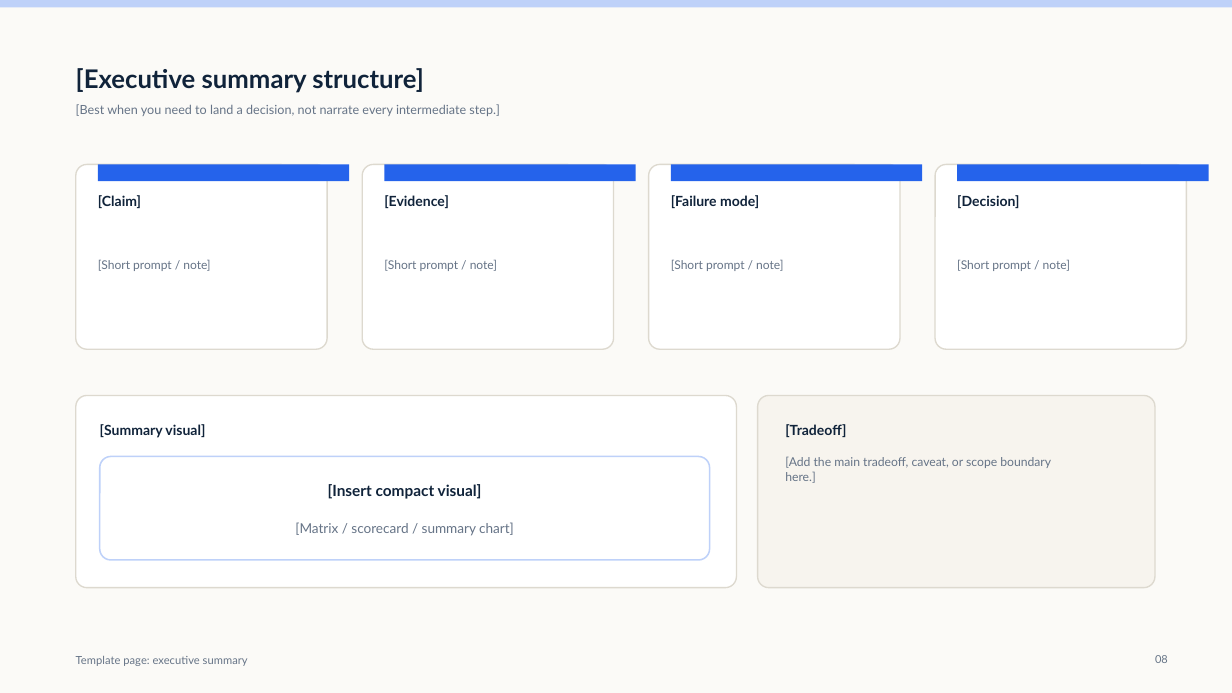
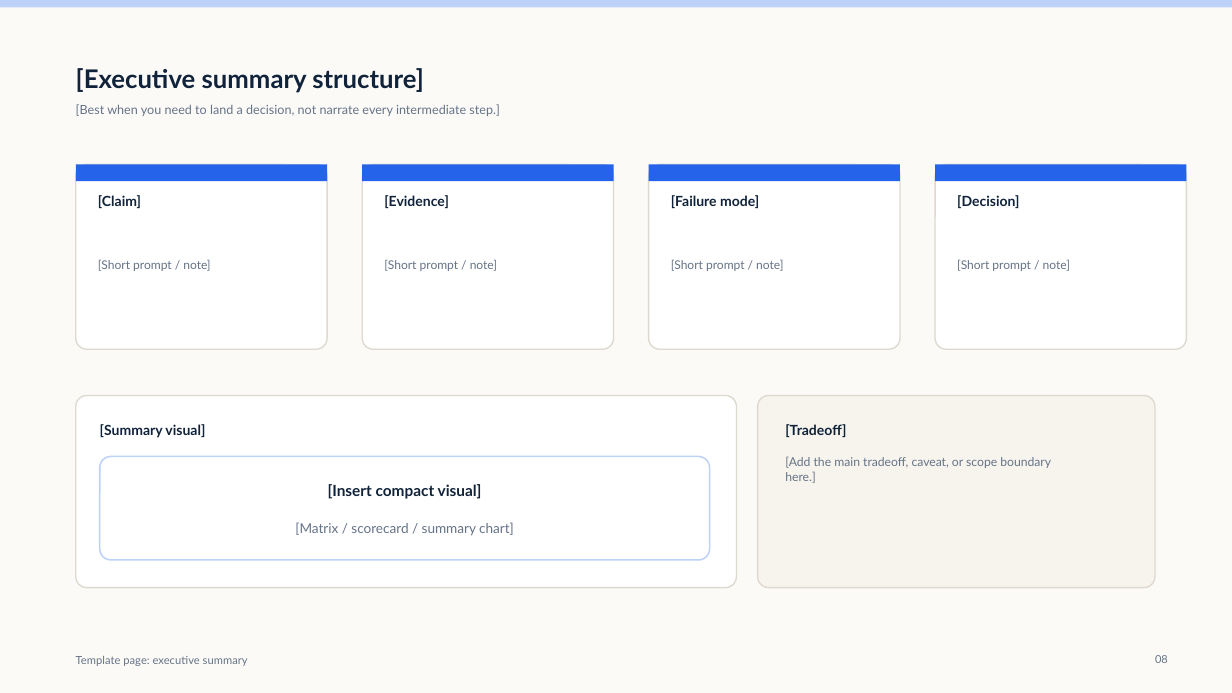
Before and after one commit to arfiligol/superconducting-circuits-research-workbench, a slide deck: slide 8 of sandbox/qubit_external_coupling_analysis/outputs/slides/personal_slide_template/output/qeca_personal_slide_template.pptx. Drawn at 1232x693 pixels with LibreOffice and Linux fonts; fonts in the diff are those of the drawing. Boxes give left, top, right and bottom in pixels: in the first picture for what was removed or moved away, otherwise in the second. Text is boxed around its words. In the diff, an @@ line names an element or a change of style, - is before the commit and + after.

```diff
--- a/sandbox/qubit_external_coupling_analysis/outputs/slides/personal_slide_template/output/qeca_personal_slide_template.pptx
+++ b/sandbox/qubit_external_coupling_analysis/outputs/slides/personal_slide_template/output/qeca_personal_slide_template.pptx
@@ 3 rectangles: place and size @@
-3 rectangles at [98, 165, 922, 181]
+3 rectangles at [76, 165, 900, 181]
@@ rectangle: place and size @@
-rectangle at [958, 165, 1209, 181]
+rectangle at [935, 165, 1187, 181]
```
Also in this commit, not shown: 2 other files.
